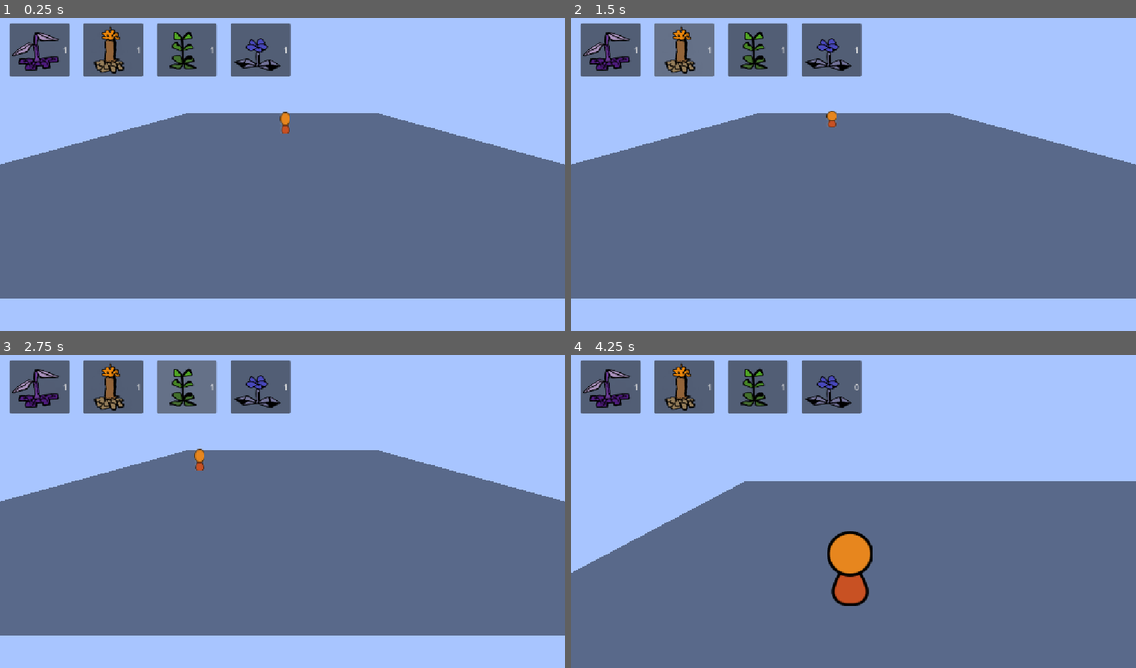
Above: before the commit, frames 1-4 (two rows, left to right).
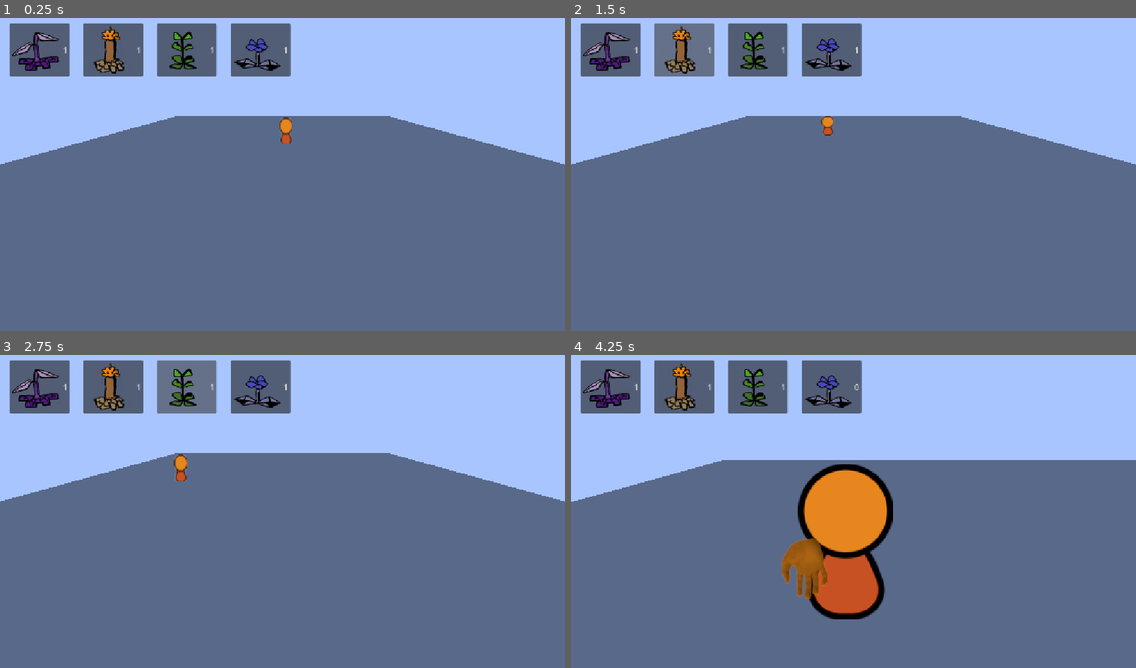
Above: after the commit, the same moments.

Repository: cjj1516/GrowTogether
Game: Godot game, scene res://world/world.tscn
The game is run twice, just before and just after one commit, with the same random seed, the same clock (stepped at 60 frames per second) and the same inputs.
Inputs (mouse positions are in pixels of both pictures, inside the frame that each line leads up to):
- Up to frame 1 (0.25 s): no input
- Up to frame 2 (1.5 s): click "1" at 0.5 s; click "1" at 1.25 s
- Up to frame 3 (2.75 s): click "1" at 2 s
- Up to frame 4 (4.25 s): click "1" at 2.75 s; move the mouse to (977, 492) at 3.52 s; hold Right (ui_right) from 3.53 s (still down); click (977, 492) at 3.67 s

The runs differ from the first frame. In frame 1, 11% of the frame differs, in the area x 0-100%, y 29-100%; in frame 2, 11%; in frame 3, 11%; in frame 4, 15%, in the area x 0-100%, y 33-85%.

Commit message:
Npcs Trading state, Camera zoom fixes

Diff:
--- a/npcs/NPC.tscn
+++ b/npcs/NPC.tscn
@@ -5,6 +5,7 @@
 [ext_resource type="Texture2D" uid="uid://xivq3vi4slni" path="res://npcs/Sprites/purpleGuy.png" id="3_pnbr5"]
 [ext_resource type="Texture2D" uid="uid://yk7qjgai6vri" path="res://npcs/Sprites/greenGuy.png" id="4_3tsbl"]
 [ext_resource type="Texture2D" uid="uid://cbt0aa66jp31x" path="res://npcs/Sprites/blueGuy.png" id="5_qposl"]
+[ext_resource type="Texture2D" uid="uid://ykyyo3i2hi1l" path="res://npcs/Sprites/handOpen.png" id="6_kol2k"]
 
 [sub_resource type="CylinderShape3D" id="CylinderShape3D_gp5m4"]
 height = 0.9501953
@@ -27,3 +28,9 @@
 transform = Transform3D(0.15748288, 0, 0, 0, 0.15748288, 0, 0, 0, 0.15748288, 0, 0, 0)
 billboard = 1
 texture = ExtResource("2_kol2k")
+
+[node name="Hand" type="Sprite3D" parent="." unique_id=439328407]
+transform = Transform3D(0.015733516, 0, 0, 0, 0.015733516, 0, 0, 0, 0.015733516, -0.25769246, -0.19434908, 0)
+billboard = 1
+render_priority = 1
+texture = ExtResource("6_kol2k")
--- a/npcs/npc.gd
+++ b/npcs/npc.gd
@@ -10,6 +10,13 @@
 @export var texture_purple: Texture2D
 @export var texture_green: Texture2D
 @export var texture_blue: Texture2D
+@export var hand_texture: Texture2D
+
+@export_category("Hand Tint Colors ")
+@export var tint_orange: Color = Color("e78620ff")
+@export var tint_purple: Color = Color("a255beff")
+@export var tint_green: Color = Color("21e84eff")
+@export var tint_blue: Color = Color("3adaffff")
 
 @export_category("Movin' Settings")
 @export var move_speed: float = 3.0
@@ -30,8 +37,9 @@
 @export var wander_bounds: Rect2 = Rect2(-2,-2, 6, 6)
 
 @onready var sprite_3d: Sprite3D = $Sprite3D
-
-enum State {WANDERING, IDLE, WANTPLANT, ATPLANT}
+@onready var hand_sprite_3d: Sprite3D = $Hand
+
+enum State {WANDERING, IDLE, WANTPLANT, ATPLANT, TRADING}
 var current_state: State = State.WANDERING
 
 
@@ -43,6 +51,7 @@
 	add_to_group("npcs")
 	set_color()
 	base_sprite_scale = sprite_3d.scale
+	hand_sprite_3d.visible = false
 	pick_target()
 	pass
 
@@ -61,6 +70,8 @@
 		State.ATPLANT:
 			velocity.x = 0.0
 			velocity.z = 0.0
+		State.TRADING:
+			handle_trading()
 			pass
 	if not is_on_floor():
 		velocity.y -= gravity * delta
@@ -76,12 +87,16 @@
 	match npc_color:
 		NpcColor.ORANGE:
 			sprite_3d.texture = texture_orange
+			hand_sprite_3d.modulate = tint_orange
 		NpcColor.GREEN:
 			sprite_3d.texture = texture_green
+			hand_sprite_3d.modulate = tint_green
 		NpcColor.PURPLE:
 			sprite_3d.texture = texture_purple
+			hand_sprite_3d.modulate = tint_purple
 		NpcColor.BLUE:
 			sprite_3d.texture = texture_blue
+			hand_sprite_3d.modulate = tint_blue
 
 
 
@@ -164,7 +179,16 @@
 		var pause_timer = get_tree().create_timer(randf_range(2,3))
 		pause_timer.timeout.connect(done_interacting)
 
+func handle_trading() -> void:
+	velocity.x = 0.0
+	velocity.z = 0.0
+
+	hand_sprite_3d.visible = true
+
+
+
 func done_interacting() -> void:
+	hand_sprite_3d.visible= false
 	plant_node = null
 	pick_target()
 	current_state = State.WANDERING
--- a/world/camera_rig.gd
+++ b/world/camera_rig.gd
@@ -4,6 +4,7 @@
 @export_category("Panning & Following")
 @export var pan_sens: float = 15.0
 @export var follow_smooth_speed: float = 6.0
+@export var offset: float = -1.5
 
 @export_category("Zoom Settings")
 @export var normal_zoom: float = 15.0
@@ -15,14 +16,15 @@
 var focused_npc_index: int = -1
 var npcs: Array = []
 var target_camera_z: float = 15.0
-
+var base_height_y: float = 0.0
 
 func _ready() -> void:
 	if camera_3d:
 		target_camera_z = normal_zoom
 		camera_3d.position.z = normal_zoom
+	base_height_y = global_position.y
+func _unhandled_input(event: InputEvent) -> void:
 
-func _unhandled_input(event: InputEvent) -> void:
 	if event.is_action_pressed("ui_right"):
 		cycle_npc(1)
 	elif event.is_action_pressed("ui_left"):
@@ -30,6 +32,7 @@
 
 
 func cycle_npc(direction: int) -> void:
+	release_current_npc()
 	npcs = get_tree().get_nodes_in_group("npcs")
 	npcs = npcs.filter(func(n): return is_instance_valid(n))
 
@@ -44,9 +47,9 @@
 
 	var target_npc = npcs[focused_npc_index]
 	if is_instance_valid(target_npc):
-		target_npc.current_state = target_npc.State.IDLE
+		target_npc.current_state = target_npc.State.TRADING
 		target_npc.velocity = Vector3.ZERO
-		target_npc.timer = 4.0
+
 
 
 		target_camera_z = focused_zoom
@@ -57,6 +60,7 @@
 
 	var is_pressing_wasd = Input.is_key_pressed(KEY_W) or Input.is_key_pressed(KEY_S) or Input.is_key_pressed(KEY_A) or Input.is_key_pressed(KEY_D)
 	if is_pressing_wasd:
+		release_current_npc()
 		focused_npc_index = -1
 		target_camera_z = normal_zoom
 
@@ -68,7 +72,7 @@
 	if focused_npc_index >= 0 and focused_npc_index < npcs.size():
 		var npc = npcs[focused_npc_index]
 		if is_instance_valid(npc):
-			var target_pos = Vector3(npc.global_position.x, global_position.y, npc.global_position.z)
+			var target_pos = Vector3(npc.global_position.x, base_height_y + offset, npc.global_position.z)
 			global_position = global_position.lerp(target_pos, follow_smooth_speed * delta)
 			return
 
@@ -77,6 +81,7 @@
 
 
 func handle_wasd_movement(delta: float) -> void:
+	global_position.y = base_height_y
 	var input_dir := Vector3.ZERO
 
 	if Input.is_key_pressed(KEY_W):
@@ -98,3 +103,11 @@
 
 		var motion: Vector3 = (right * input_dir.x + forward * input_dir.z) * pan_sens * delta
 		global_position += motion
+
+
+
+func release_current_npc() -> void:
+	if focused_npc_index >= 0 and focused_npc_index < npcs.size():
+		var current_npc = npcs[focused_npc_index]
+		if is_instance_valid(current_npc) and current_npc.has_method("done_interacting"):
+			current_npc.done_interacting()
--- a/world/world.tscn
+++ b/world/world.tscn
@@ -33,8 +33,9 @@
 
 [node name="CameraRig" type="Node3D" parent="." unique_id=685102962]
 script = ExtResource("4_mmdvd")
-normal_zoom = 10.0
-focused_zoom = 2.0
+offset = -1.0
+normal_zoom = 8.0
+focused_zoom = 1.0
 
 [node name="Camera3D" type="Camera3D" parent="CameraRig" unique_id=2050715352]
 transform = Transform3D(1, 0, 0, 0, 0.9244012, 0.3814215, 0, -0.3814215, 0.9244012, -2.3841858e-07, 1.7269819, 3.4151733)
Binary file added: npcs/Sprites/handOpen.png
Not shown, added: npcs/Sprites/handOpen.png.import
